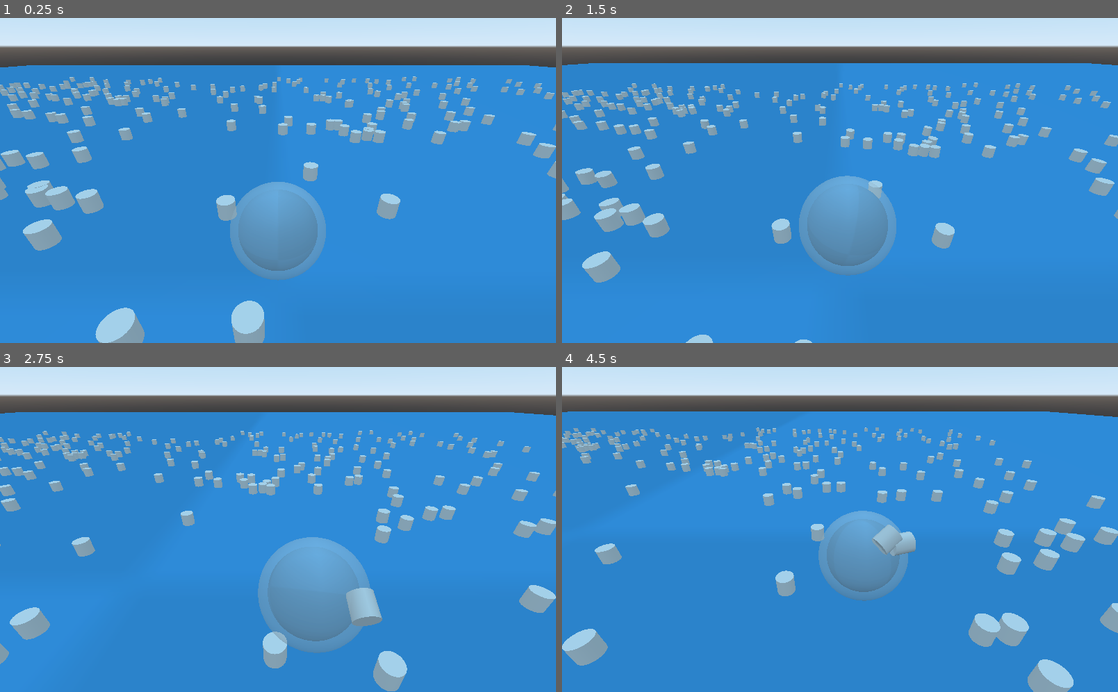
Above: before the commit, frames 1-4 (two rows, left to right).
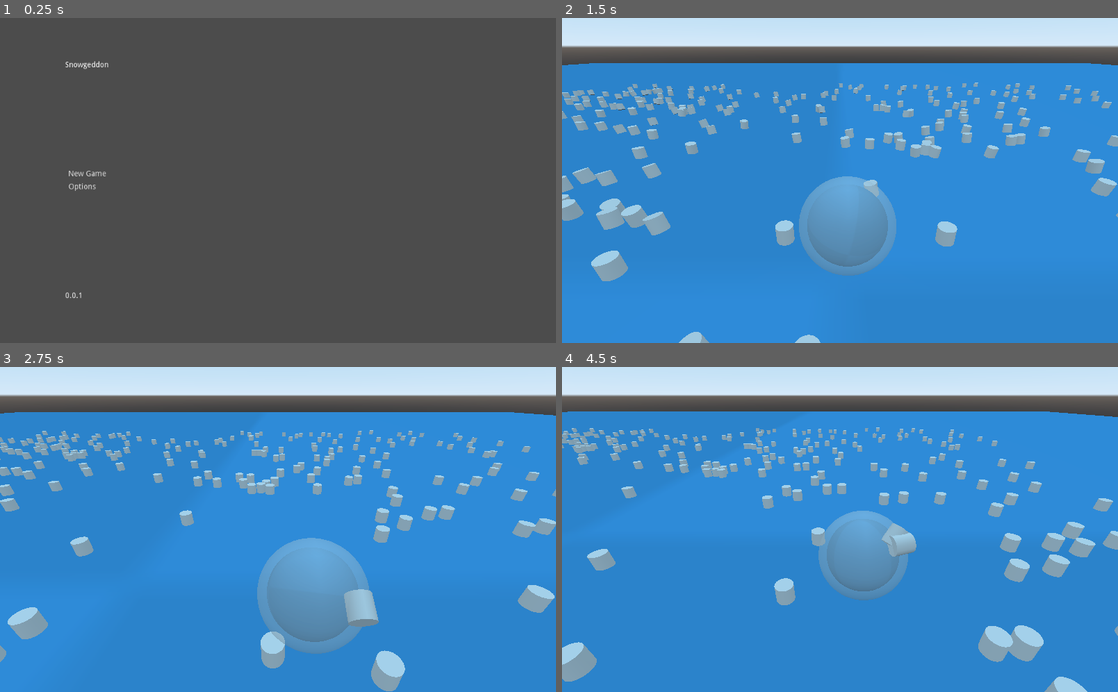
Above: after the commit, the same moments.

Repository: seasick/wgj-snowball
Game: Godot game, scene res://scenes/MainMenu/MainMenu.tscn
The game is run twice, just before and just after one commit, with the same random seed, the same clock (stepped at 60 frames per second) and the same inputs. Before the commit the project starts from res://scenes/Playground.tscn.
Inputs (mouse positions are in pixels of both pictures, inside the frame that each line leads up to):
- Up to frame 1 (0.25 s): no input
- Up to frame 2 (1.5 s): click (650, 174) at 0.5 s, where only the run after the commit has a clickable "New Game"; hold D (right) from 1.28 s (still down)
- Up to frame 3 (2.75 s): release D (right) at 2.03 s; hold S (back) from 2.03 s (still down)
- Up to frame 4 (4.5 s): release S (back) at 2.78 s; hold D (right) 2.78-3.53 s; hold W (forward) 3.53-4.28 s; hold A (left) from 4.28 s (still down)

The runs differ from the first frame. In frame 1, 95% of the frame differs, in the area x 0-100%, y 0-100%; in frame 2, 3.2%; in frame 3, 1.6%; in frame 4, 7.5%.

Commit message:
chore: set main menu as default scene

Diff:
--- a/project.godot
+++ b/project.godot
@@ -11,7 +11,7 @@
 [application]
 
 config/name="GamejamSnowball"
-run/main_scene="res://scenes/Playground.tscn"
+run/main_scene="res://scenes/MainMenu/MainMenu.tscn"
 config/icon="res://assets/icon.png"
 
 [autoload]
